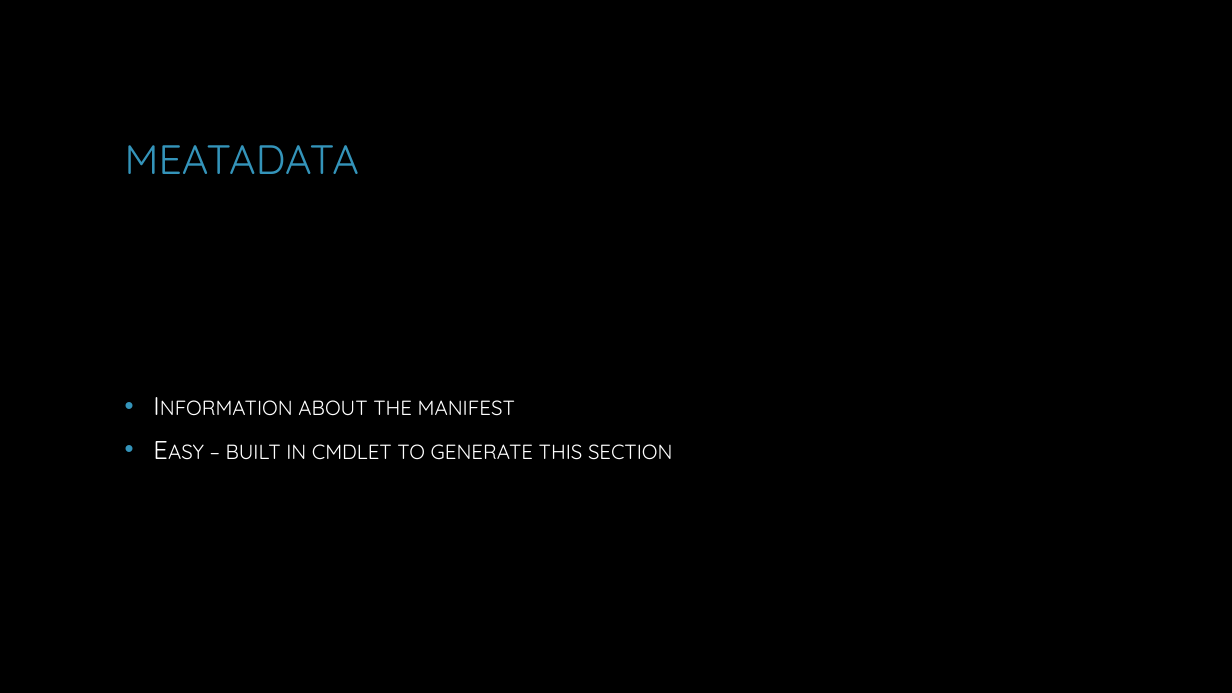
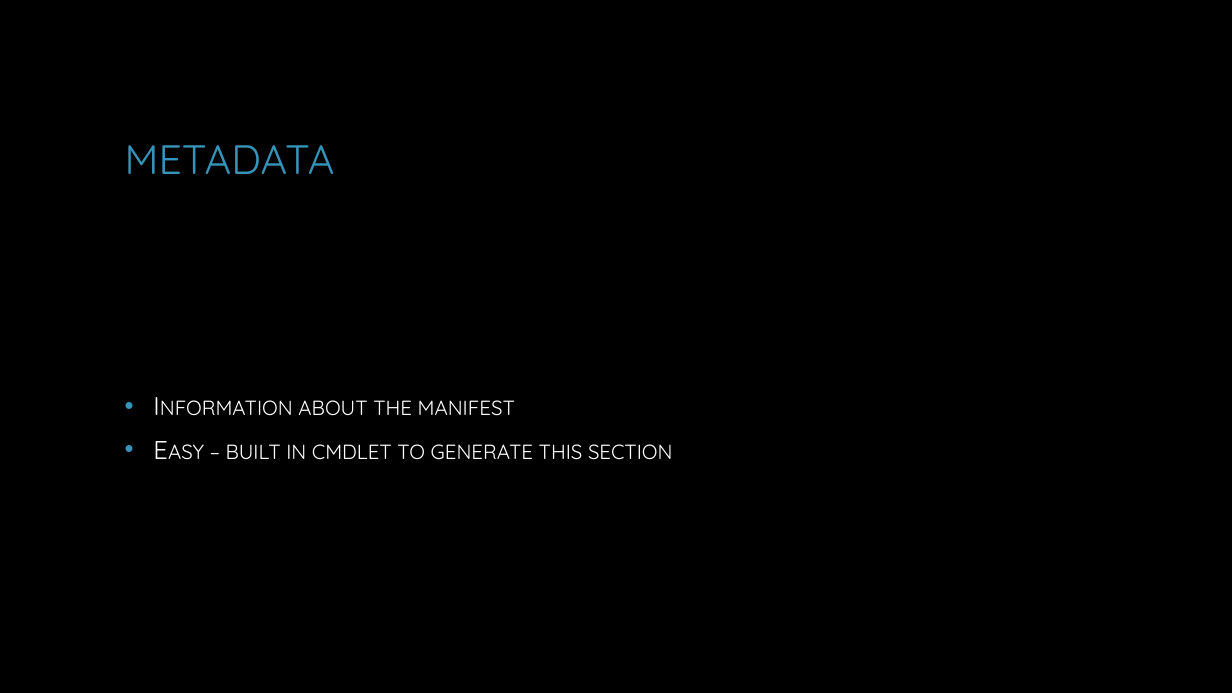
Before and after one commit to dchristian3188/DemoWorkingWithPlaster, a slide deck: slide 9 of Working with Plaster.pptx. Drawn at 1232x693 pixels with LibreOffice and Linux fonts; fonts in the diff are those of the drawing; background and template pictures are left out. Boxes give left, top, right and bottom in pixels: in the first picture for what was removed or moved away, otherwise in the second. Text is boxed around its words. In the diff, an @@ line names an element or a change of style, - is before the commit and + after.

```diff
--- a/Working with Plaster.pptx
+++ b/Working with Plaster.pptx
@@ title at (125, 145, 335, 174): text changed @@
-MEATADATA
+METADATA
```
Also in this commit, not shown: 6 other slides changed, 2 slides added, 5 other files.
